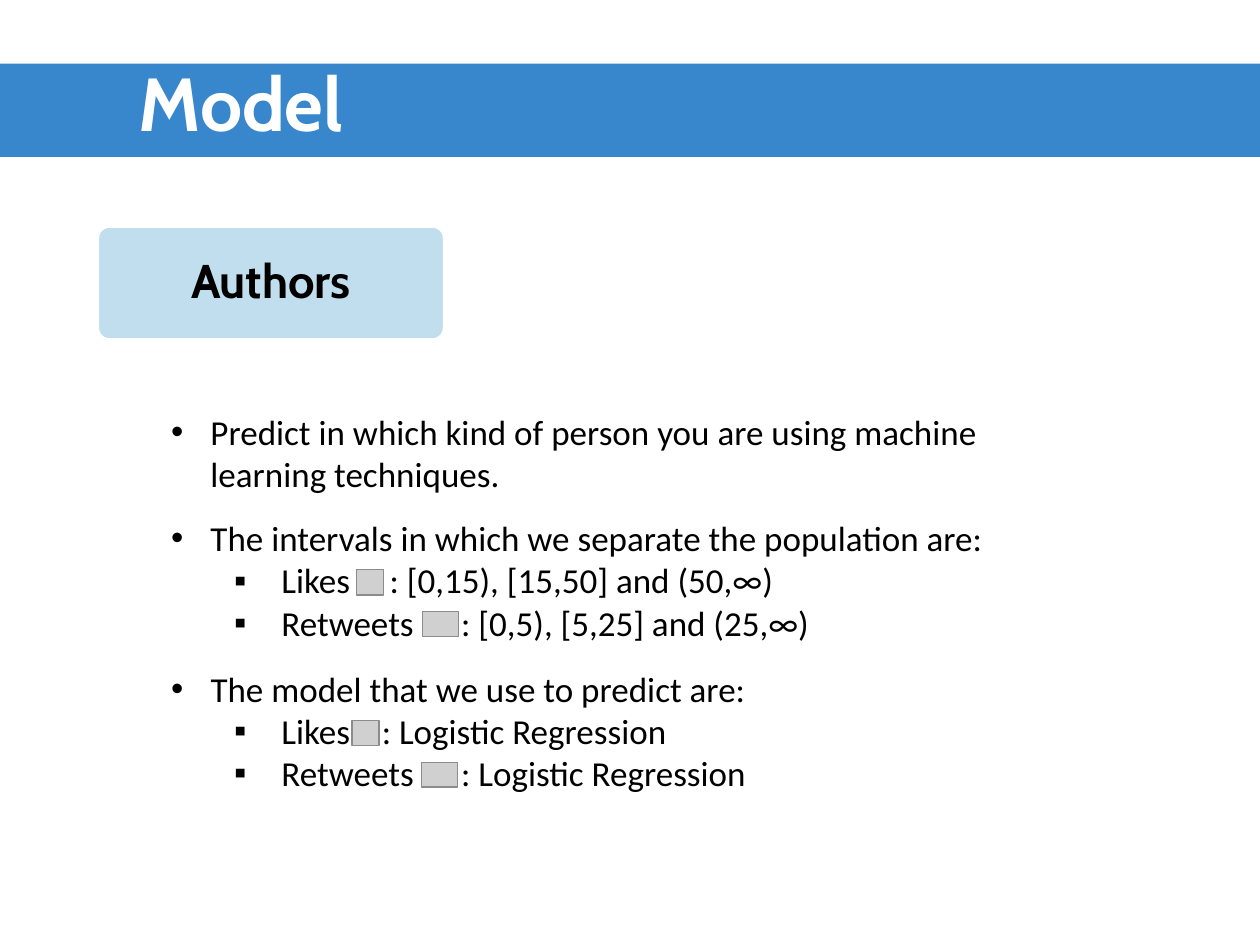
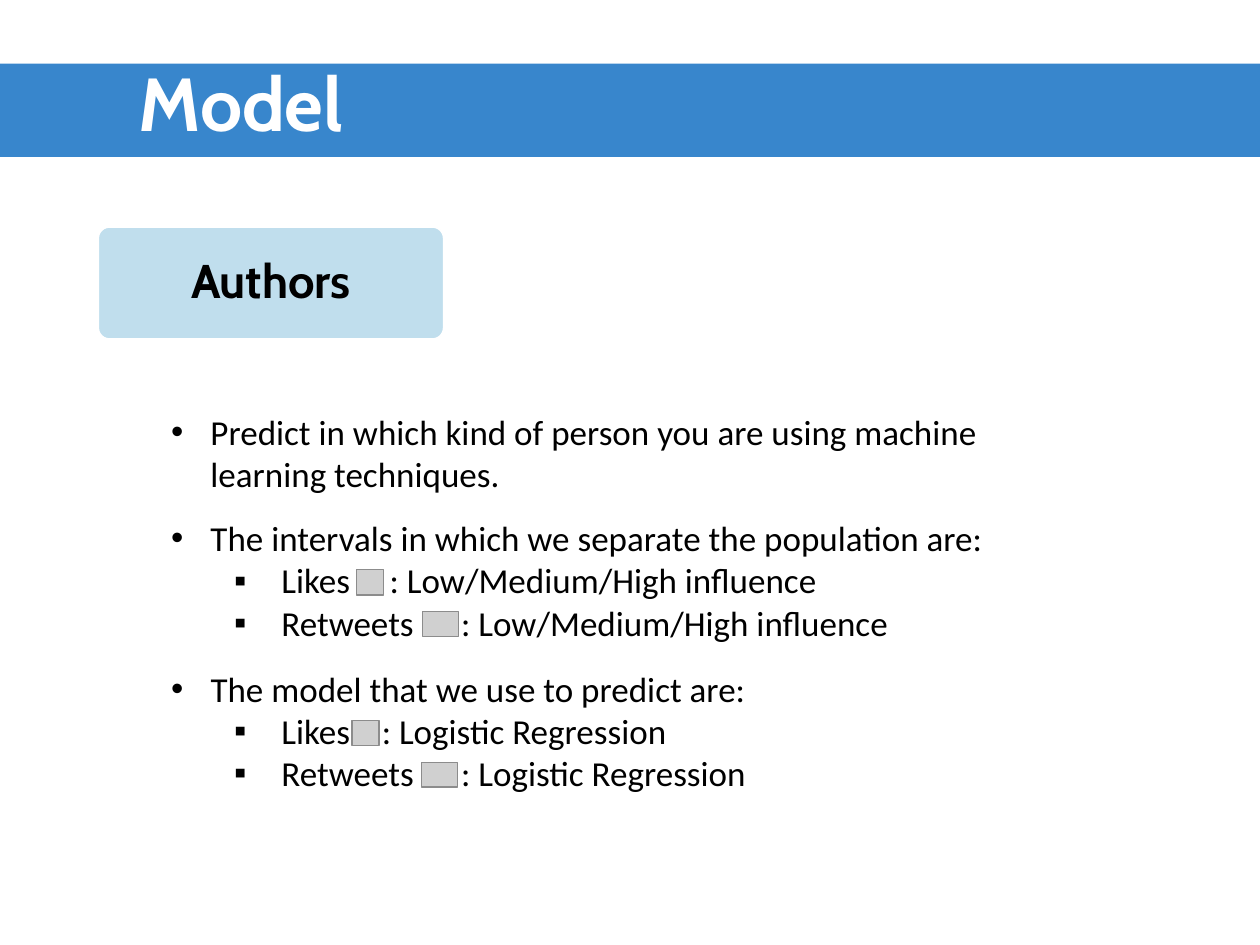
Before and after one commit to ADS2018UB/tweempact, a slide deck: slide 7 of Presentation/development.pptx. Drawn at 1260x945 pixels with LibreOffice and Linux fonts; fonts in the diff are those of the drawing; grey boxes stand for pictures; background and template pictures are left out. Boxes give left, top, right and bottom in pixels: in the first picture for what was removed or moved away, otherwise in the second. Text is boxed around its words. In the diff, an @@ line names an element or a change of style, - is before the commit and + after.

```diff
--- a/Presentation/development.pptx
+++ b/Presentation/development.pptx
@@ text at (x1=281, y1=568, x2=887, y2=642): text changed @@
-  ▪ Likes : [0,15), [15,50] and (50,∞)
-  ▪ Retweets : [0,5), [5,25] and (25,∞)
+  ▪ Likes : Low/Medium/High influence
+  ▪ Retweets : Low/Medium/High influence
```
Also in this commit, not shown: 2 other slides changed, 1 other file.
